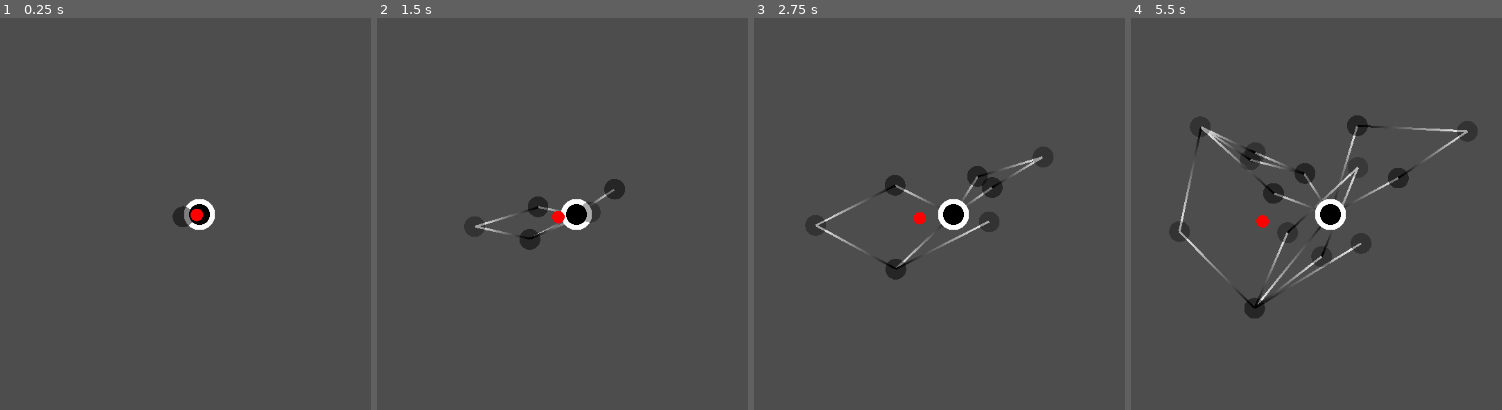
Above: before the commit, frames 1-4 (left to right).
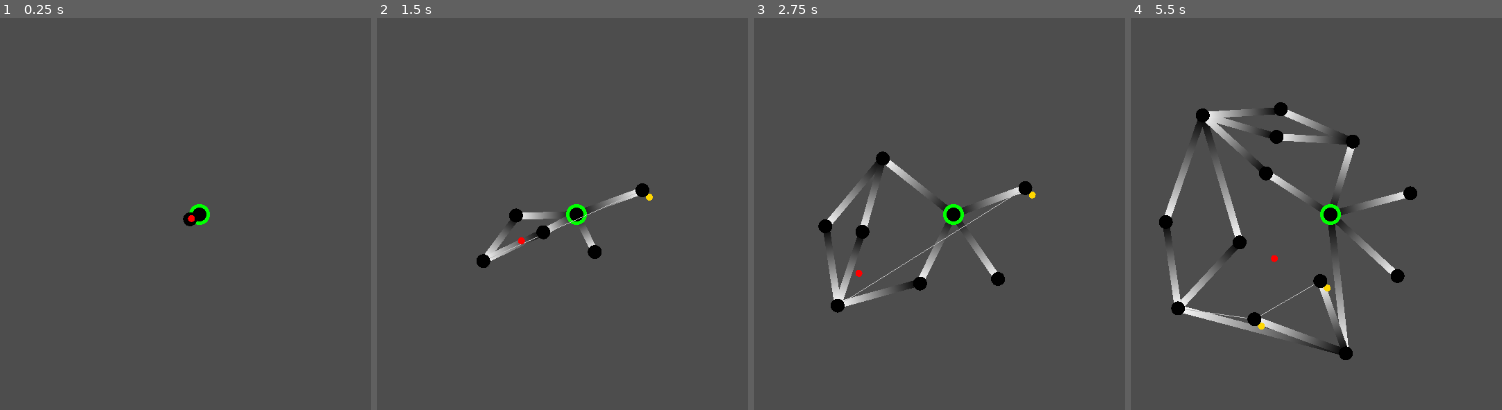
Above: after the commit, the same moments.

Repository: nsk20/PCG-Dungeons
Game: Godot game, scene res://Dungeon.tscn
The game is run twice, just before and just after one commit, with the same random seed, the same clock (stepped at 60 frames per second) and the same inputs. Before the commit the project has no main scene; this scene is started directly in both runs.
Inputs (mouse positions are in pixels of both pictures, inside the frame that each line leads up to):
- Up to frame 1 (0.25 s): no input
- Up to frame 2 (1.5 s): tap Enter at 0.5 s; move the mouse to (outside the picture) at 0.52 s; tap Space (ui_select) at 0.6, 0.77, 1.07 s; click (outside the picture) at 0.67 s; drag from (417, 237) to (536, 304) at 1.27 s
- Up to frame 3 (2.75 s): move the mouse to (1032, 116) at 2.02 s; tap Space (ui_select) at 2.1 s; click (1032, 116) at 2.17 s
- Up to frame 4 (5.5 s): drag from (1290, 304) to (outside the picture) at 2.77 s; move the mouse to (outside the picture) at 3.52 s; tap Space (ui_select) at 3.6, 3.77, 4.07, 5.1 s; click (outside the picture) at 3.67 s; drag from (outside the picture) to (1208, 100) at 4.27 s; move the mouse to (1372, 214) at 5.02 s; click (1372, 214) at 5.17 s

The runs differ from the first frame. In frame 1, 0.6% of the frame differs, in the area x 46-58%, y 46-55%; in frame 2, 2.8%; in frame 3, 5.4%; in frame 4, 10%, in the area x 7-94%, y 21-88%.

Commit message:
Add files via upload

Diff:
--- a/Ganesh/Adventurer.gd
+++ b/Ganesh/Adventurer.gd
@@ -6,7 +6,7 @@
 var prev_destination:Zone
 
 func _draw():
-	draw_circle(Vector2.ZERO,30,Color.RED)
+	draw_circle(Vector2.ZERO,5,Color.RED)
 func _process(delta):
 	if destination:
 		var pos_diff=destination.position-position
--- a/Ganesh/Corridor.gd
+++ b/Ganesh/Corridor.gd
@@ -4,14 +4,14 @@
 var zone_a:Zone
 var zone_b:Zone
 
-var length:int=500
+var length:int=100
 
 func _init(zone_ax:Zone,zone_bx:Zone):
 	zone_a=zone_ax
 	zone_b=zone_bx
 	gradient=Gradient.new()
 func _process(delta):
-	attract_zones()
+	#attract_zones()
 	update_line()
 	queue_redraw()
 func _ready():
--- a/Ganesh/Dungeon.gd
+++ b/Ganesh/Dungeon.gd
@@ -6,7 +6,7 @@
 		var corridors=$'TopoMap/Corridors'.get_children()
 		var target_corridor=corridors[randi()%corridors.size()]
 		var midpoint=(target_corridor.zone_a.position+target_corridor.zone_b.position)/2
-		var pattern=randi()%2
+		var pattern=randi()%3
 		match pattern:
 			0:
 				var zone_a=target_corridor.zone_a.zone_id
@@ -23,3 +23,12 @@
 			1:
 				var new_zone='Zone'+String.num($'TopoMap/Zones'.get_child_count())
 				$TopoMap.add_corridor(target_corridor.zone_a.zone_id,new_zone)
+				$TopoMap.get_zone(new_zone).position=target_corridor.zone_a.position
+			2:
+				var new_zone='Zone'+String.num($'TopoMap/Zones'.get_child_count())
+				$TopoMap.add_corridor(target_corridor.zone_a.zone_id,new_zone)
+				$TopoMap.get_zone(new_zone).position=target_corridor.zone_a.position
+				target_corridor.zone_b.key_zone=$TopoMap.get_zone(new_zone)
+func _process(delta):
+	position.x=get_window().size.x/2
+	position.y=get_window().size.y/2
--- a/Ganesh/Dungeon.tscn
+++ b/Ganesh/Dungeon.tscn
@@ -1,25 +1,28 @@
-[gd_scene load_steps=6 format=3 uid="uid://5ox6g2e5lsqk"]
+[gd_scene load_steps=7 format=3 uid="uid://5ox6g2e5lsqk"]
 
-[ext_resource type="Script" path="res://Dungeon.gd" id="1_ay6hg"]
-[ext_resource type="Script" path="res://Adventurer.gd" id="2_a18ye"]
-[ext_resource type="Script" path="res://Zones.gd" id="2_v8cx1"]
-[ext_resource type="Script" path="res://TopoMap.gd" id="3_l4kt6"]
-[ext_resource type="Script" path="res://Corridors.gd" id="3_lgc7o"]
+[ext_resource type="Script" path="res://Dungeon.gd" id="1_wuvlq"]
+[ext_resource type="Script" path="res://TopoMap.gd" id="2_k40fc"]
+[ext_resource type="Script" path="res://Corridors.gd" id="3_wv63d"]
+[ext_resource type="Script" path="res://Zones.gd" id="4_6jfan"]
+[ext_resource type="Script" path="res://Adventurer.gd" id="5_5al5j"]
+[ext_resource type="Script" path="res://Mouseover.gd" id="6_8iuxf"]
 
 [node name="Dungeon" type="Node2D"]
-script = ExtResource("1_ay6hg")
+script = ExtResource("1_wuvlq")
 
 [node name="TopoMap" type="Node2D" parent="."]
-script = ExtResource("3_l4kt6")
+script = ExtResource("2_k40fc")
 
 [node name="Corridors" type="Node2D" parent="TopoMap"]
-script = ExtResource("3_lgc7o")
+script = ExtResource("3_wv63d")
 
 [node name="Zones" type="Node2D" parent="TopoMap"]
-script = ExtResource("2_v8cx1")
+script = ExtResource("4_6jfan")
 
 [node name="Adventurer" type="Node2D" parent="."]
-script = ExtResource("2_a18ye")
+script = ExtResource("5_5al5j")
 
-[node name="Camera2D" type="Camera2D" parent="."]
-zoom = Vector2(0.3, 0.3)
+[node name="Mouseover" type="Label" parent="."]
+offset_right = 40.0
+offset_bottom = 23.0
+script = ExtResource("6_8iuxf")
--- /dev/null
+++ b/Ganesh/Mouseover.gd
@@ -0,0 +1,25 @@
+class_name Mouseover
+extends Label
+
+func _input(event):
+	if event is InputEventMouseButton and event.button_index==MOUSE_BUTTON_LEFT:
+		for zone in get_node('../TopoMap/Zones').get_children():
+			if (event.position-zone.global_position).length()<zone.radius:
+				zone.selected=true
+				text=zone.zone_id+'\n'
+				text+='Depth: '+str(zone.depth)+'\n'
+				if zone.key_zone:
+					text+='Key: '+zone.key_zone.zone_id+'\n'
+				text+='Predecessors:\n'
+				text+='\t'
+				for i in zone.predecessors:
+					text+=i.zone_id+' '
+				text+='\n Successors:\n'
+				text+='\t'
+				for i in zone.successors:
+					text+=i.zone_id+' '
+			else:
+				zone.selected=false
+func _process(delta):
+	position.x=get_window().size.x*3/10
+	position.y=-get_window().size.y*3/10
--- a/Ganesh/Zone.gd
+++ b/Ganesh/Zone.gd
@@ -5,26 +5,44 @@
 
 var cleared:bool=false
 var depth:int=0
+var dragging:bool=false
 var fixed=false
+var selected=false
 var key_zone:Zone=null
 var predecessors:Array[Zone]=[]
-var radius:int=50
-var space_buffer:int=radius*3
+var radius:int=10
+var space_buffer:int=radius*10
 var successors:Array[Zone]=[]
 var velocity:Vector2
 var zone_id:String
 
 func _draw():
-	if key_zone:
-		draw_line(position,key_zone.position,Color.GRAY)
+	if selected:
+		draw_circle(Vector2.ZERO,radius*1.7,Color.WHITE)
+	if key_zone and not key_zone.cleared:
+		draw_line(Vector2.ZERO,key_zone.position-position,Color.GRAY)
+		draw_circle(key_zone.position-position+Vector2(10,10),radius*.5,Color.GOLD)
 	if cleared:
-		draw_circle(Vector2.ZERO,radius*1.5,Color.WHITE/(depth+1))
-	draw_circle(Vector2.ZERO,radius,Color.BLACK/(depth+1))
+		draw_circle(Vector2.ZERO,radius*1.5,Color.GREEN)
+	draw_circle(Vector2.ZERO,radius,Color.BLACK)
 func _init(zone_idx:String):
 	zone_id=zone_idx
+func _input(event):
+	if event is InputEventMouseButton and event.button_index==MOUSE_BUTTON_LEFT:
+		if (event.position-global_position).length()<radius:
+			if not dragging and event.pressed:
+				dragging=true
+		if dragging and not event.pressed:
+			dragging=false
+	if event is InputEventMouseMotion and dragging:
+		position+=event.position-global_position
 func _process(delta):
 	if predecessors.is_empty():
 		fixed=true
+		if abs(position.x)>get_window().size.x*4/10 or abs(position.y)>get_window().size.y*4/10:
+			position+=position.direction_to(Vector2.ZERO).normalized()
+	if position.distance_to(Vector2.ZERO)>min(get_window().size.x/2,get_window().size.y/2):
+		velocity+=position.direction_to(Vector2.ZERO).normalized()
 	update_position()
 	queue_redraw()
 func _on_zone_updated_depth():
@@ -49,7 +67,7 @@
 	if not other_zone in successors:
 		successors.append(other_zone)
 func clear_attempt():
-	if (not key_zone or key_zone.cleared) and randf()<.9:
+	if (not key_zone or key_zone.cleared) and randf()<.95:
 		cleared=true
 func delete_pred(other_zone:Zone):
 	if other_zone in predecessors:
--- a/Ganesh/project.godot
+++ b/Ganesh/project.godot
@@ -11,5 +11,6 @@
 [application]
 
 config/name="ProjectDungeon"
+run/main_scene="res://Dungeon.tscn"
 config/features=PackedStringArray("4.2", "Forward Plus")
 config/icon="res://icon.svg"
Not shown, added: Ganesh/.gitattributes
Not shown, added: Ganesh/.gitignore
